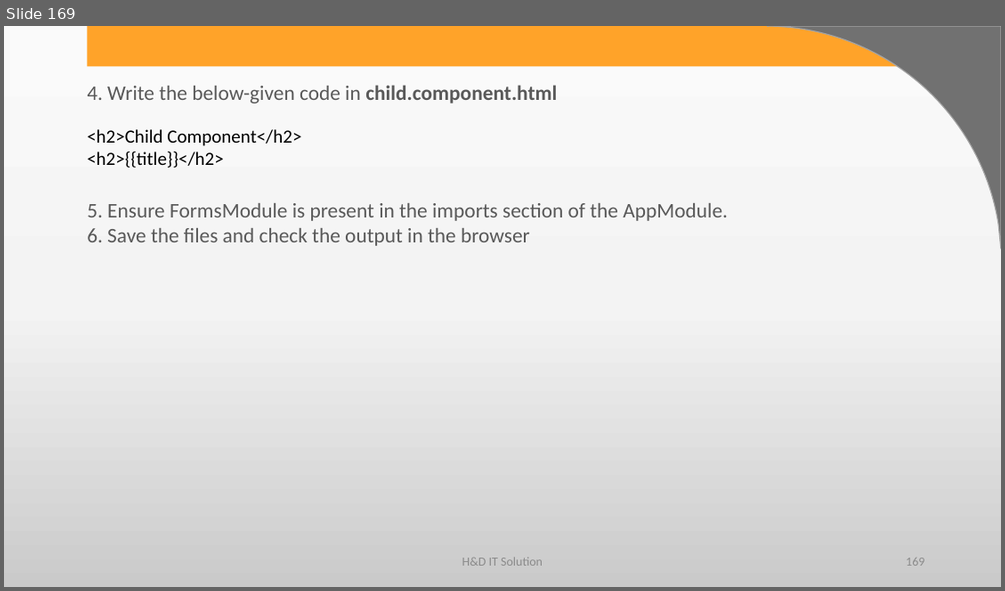
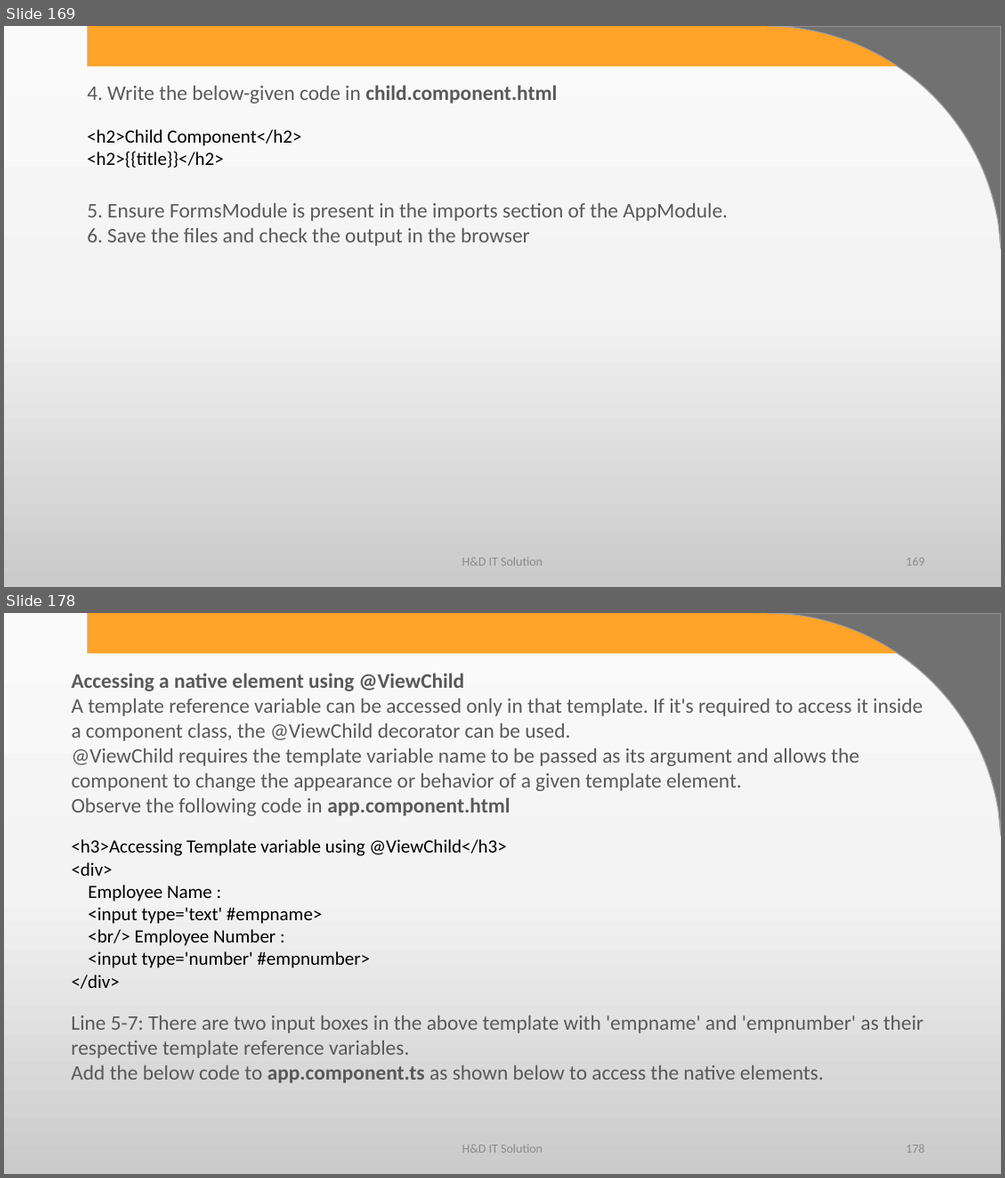
Before and after one commit to harshadasawant/infiniteAngular, a slide deck: ppt/ANGULAR.pptx. Shown one above the other, each under a label of ours: slide 169 before the commit, slides 169 and 178 after it; the slides between them are not shown. The pictures are 1005x591 and 1005x1178 pixels, drawn with LibreOffice and Linux fonts; fonts in the diff are those of the drawing; background and template pictures are left out. Boxes give left, top, right and bottom in pixels: in the first picture for what was removed or moved away, otherwise in the second. Text is boxed around its words. In the diff, an @@ line names an element or a change of style, - is before the commit and + after.

Commit message:
@viewChild

```diff
--- a/ppt/ANGULAR.pptx
+++ b/ppt/ANGULAR.pptx
@@ slide 178 added at (4,613,1001,1174), background gradient #FBFBFB to #F4F4F4 to #CBCBCB; not listed: 2 template elements that a slide beside it also shows @@
@@ text added at (72,673,922,816), 20 pt, text #595959 @@
+Accessing a native element using @ViewChild
+A template reference variable can be accessed only in that template. If it's required to access it inside a component class, the @ViewChild decorator can be used.
+@ViewChild requires the template variable name to be passed as its argument and allows the component to change the appearance or behavior of a given template element.
+Observe the following code in app.component.html
@@ text added at (72,839,506,989), 18 pt, text #000000 @@
+<h3>Accessing Template variable using @ViewChild</h3>
+<div>
+Employee Name :
+<input type='text' #empname>
+<br/> Employee Number :
+<input type='number' #empnumber>
+</div>
@@ text added at (71,1015,923,1083), 20 pt, text #595959 @@
+Line 5-7: There are two input boxes in the above template with 'empname' and 'empnumber' as their respective template reference variables.
+Add the below code to app.component.ts as shown below to access the native elements.
@@ text added at (462,1143,542,1152), 12 pt, text #8C8C8C @@
+H&D IT Solution
@@ page number added at (906,1144,924,1152), 12 pt, text #8C8C8C @@
+178
```
Also in this commit, not shown: 23 other slides added, 7 other files.
